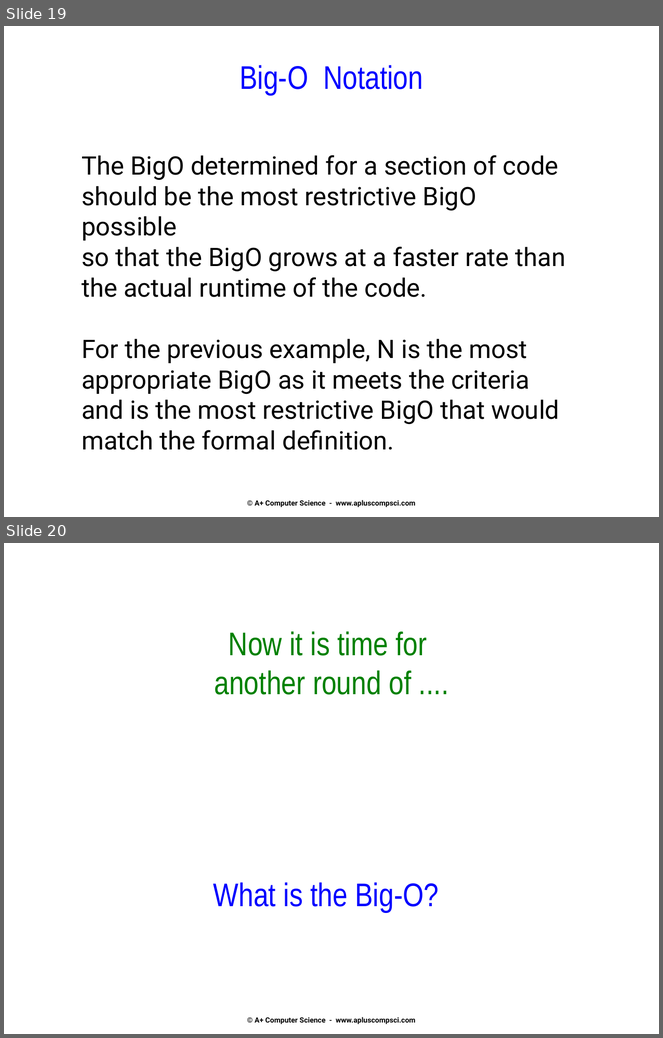
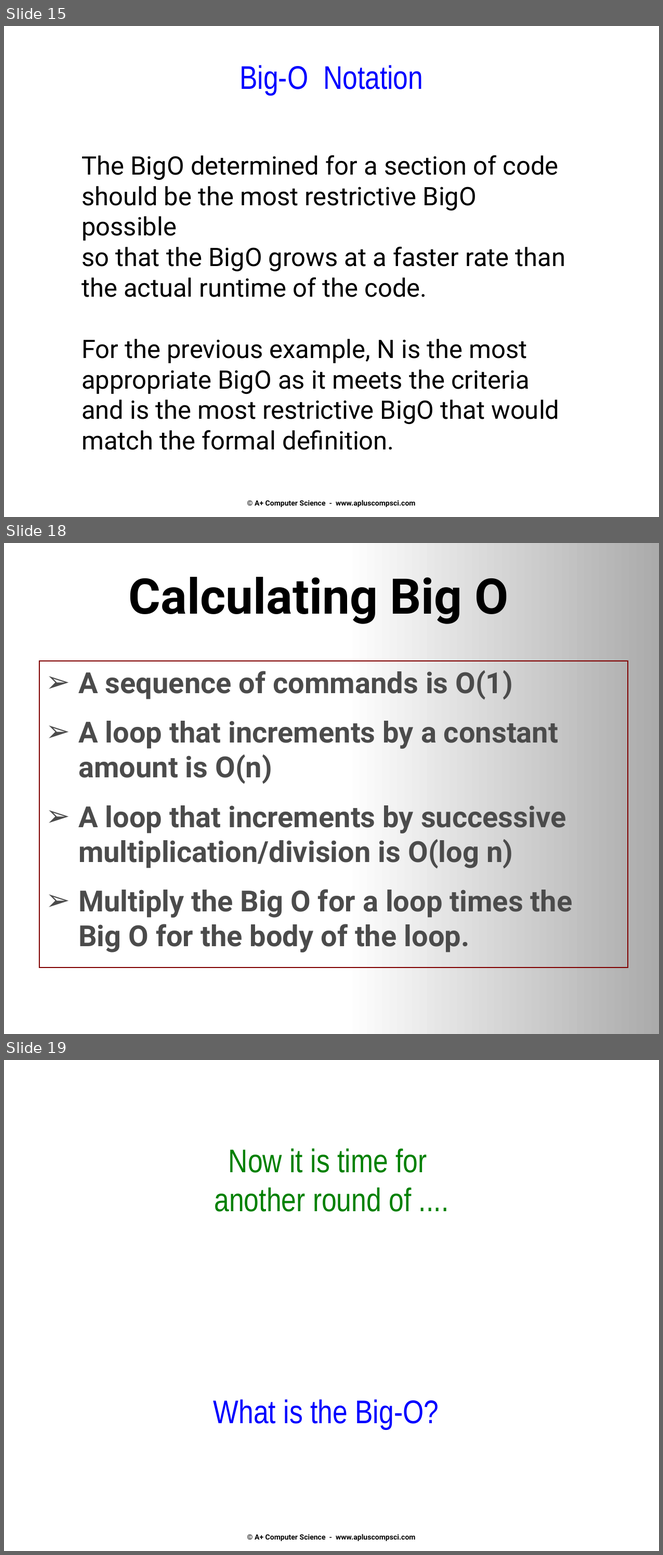
Before and after one commit to Cy-FairCS/cs3, a slide deck: u02b_bigO/notes/Big-O - Intro and Lists.pptx. Shown one above the other, each under a label of ours: slides 19 and 20 before the commit, slides 15, 18 and 19 after it; the slides between them are not shown. The pictures are 663x1038 and 663x1555 pixels, drawn with LibreOffice and Linux fonts; fonts in the diff are those of the drawing. Boxes give left, top, right and bottom in pixels: in the first picture for what was removed or moved away, otherwise in the second. Text is boxed around its words. In the diff, an @@ line names an element or a change of style, - is before the commit and + after.

```diff
--- a/u02b_bigO/notes/Big-O - Intro and Lists.pptx
+++ b/u02b_bigO/notes/Big-O - Intro and Lists.pptx
@@ slide 18 added at box(4, 543, 659, 1034), background gradient #ABABAB to #FFFFFF @@
@@ text added at box(129, 577, 508, 624), 54 pt, text #000000, bold @@
+Calculating Big O
@@ rectangle added at box(39, 661, 629, 967), outline #800000 1 pt, 32 pt, text #4B4B4B, bold @@
+➢ A sequence of commands is O(1)
+➢ A loop that increments by a constant amount is O(n)
+➢ A loop that increments by successive multiplication/division is O(log n)
+➢ Multiply the Big O for a loop times the Big O for the body of the loop.
@@ what was slide 19 is now slide 15 @@
@@ what was slide 20 is now slide 19 @@
```
Also in this commit, not shown: 8 slides changed, 5 other slides added, 6 slides removed.
